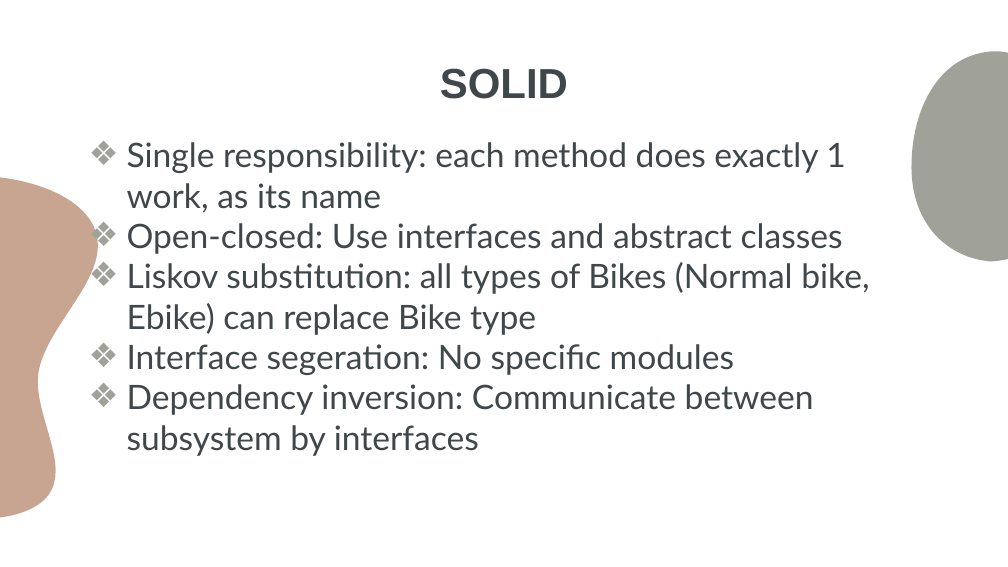
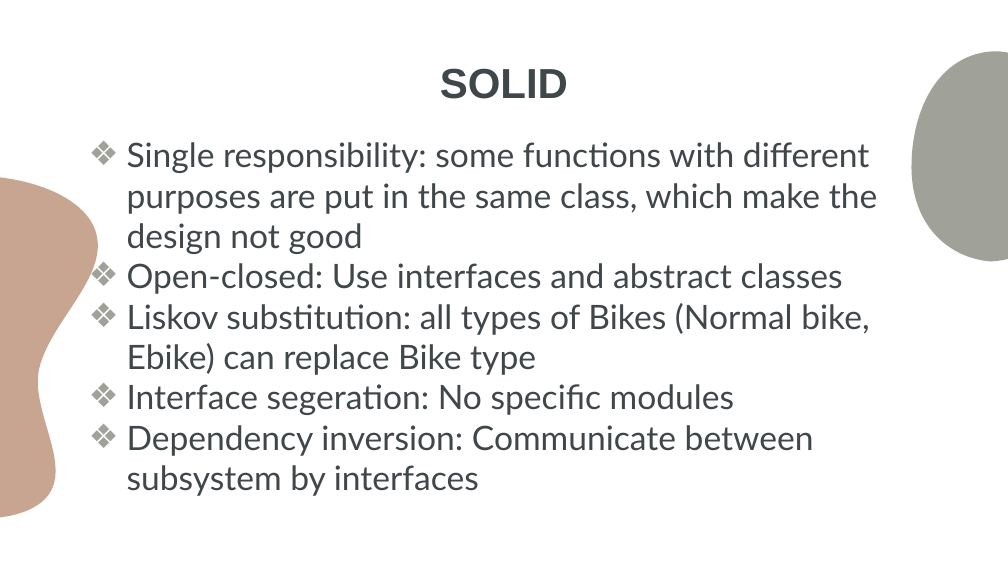
Before and after one commit to ntmchau2202/ISD.ICT.20211-06, a slide deck: slide 11 of reports/Presentation.pptx. Drawn at 1008x567 pixels with LibreOffice and Linux fonts; fonts in the diff are those of the drawing. Boxes give left, top, right and bottom in pixels: in the first picture for what was removed or moved away, otherwise in the second. Text is boxed around its words. In the diff, an @@ line names an element or a change of style, - is before the commit and + after.

```diff
--- a/reports/Presentation.pptx
+++ b/reports/Presentation.pptx
@@ subtitle at (127, 142, 878, 254): text changed @@
-❖ Single responsibility: each method does exactly 1 work, as its name
+❖ Single responsibility: some functions with different purposes are put in the same class, which make the design not good
```
Also in this commit, not shown: 40 other files.
